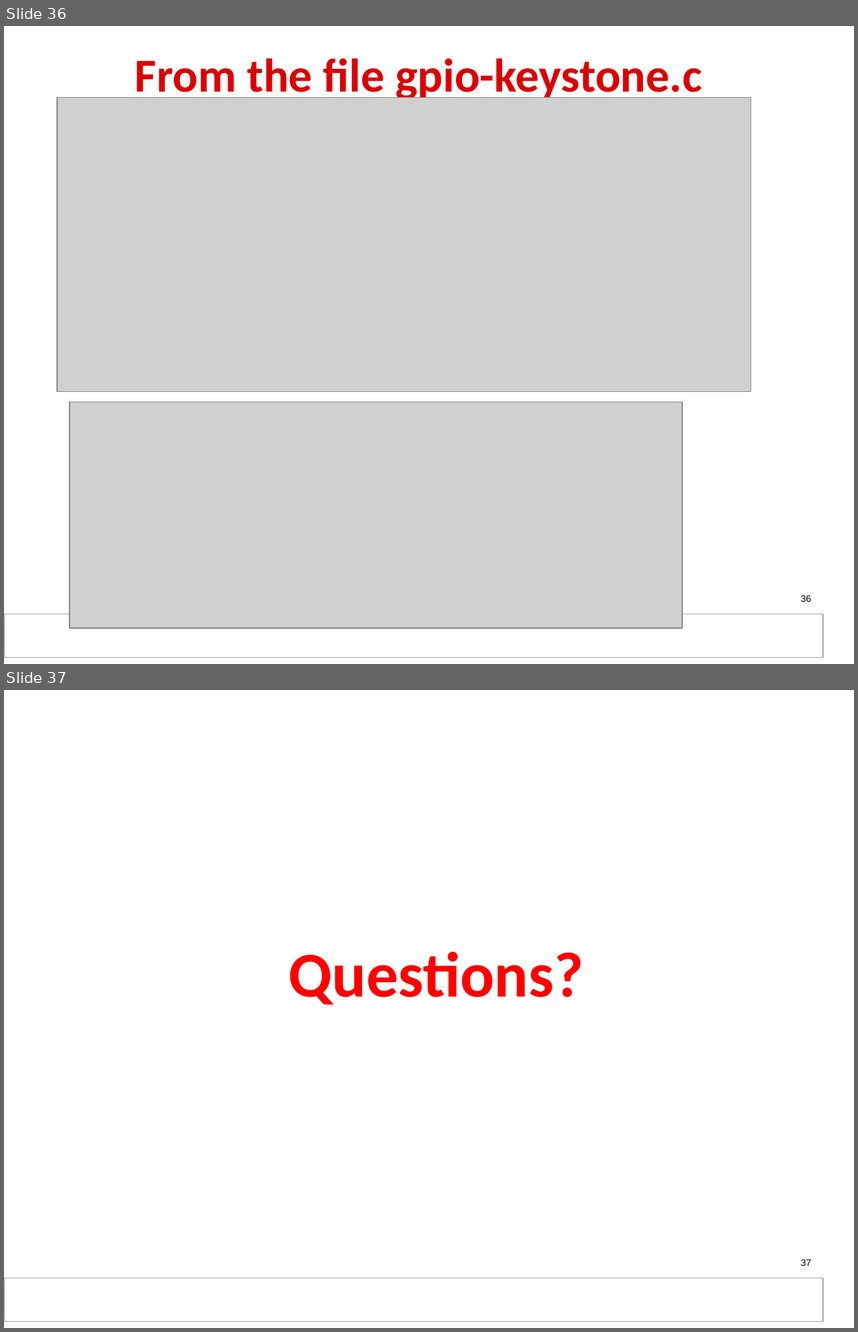
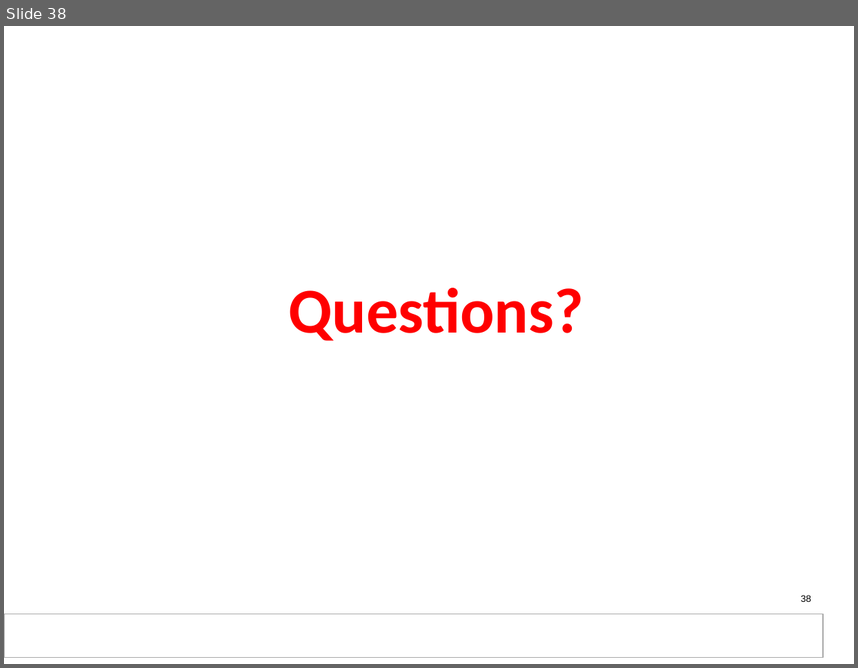
Before and after one commit to hari1989/keystone-workshop, a slide deck: slides/KeyStone_Interrupts.pptx. Shown one above the other, each under a label of ours: slides 36 and 37 before the commit, slide 38 after it. The pictures are 858x1332 and 858x668 pixels, drawn with LibreOffice and Linux fonts; fonts in the diff are those of the drawing; grey boxes stand for pictures; background and template pictures are left out. Boxes give left, top, right and bottom in pixels: in the first picture for what was removed or moved away, otherwise in the second. Text is boxed around its words. In the diff, an @@ line names an element or a change of style, - is before the commit and + after.

```diff
--- a/slides/KeyStone_Interrupts.pptx
+++ b/slides/KeyStone_Interrupts.pptx
@@ slide 36 removed at <box>4,26,854,664</box>, background #FFFFFF; not listed: 2 template elements that a slide beside it also shows @@
@@ title removed at <box>135,58,702,103</box> @@
-From the file gpio-keystone.c
@@ picture removed at <box>56,97,751,392</box> @@
@@ picture removed at <box>70,402,682,628</box> @@
@@ page number removed at <box>801,595,811,601</box> @@
-36
@@ what was slide 37 is now slide 38 @@
@@ page number at <box>801,595,811,601</box>: text changed @@
-37
+38
```
Also in this commit, not shown: 6 slides changed, 4 slides added, 2 other slides removed.
